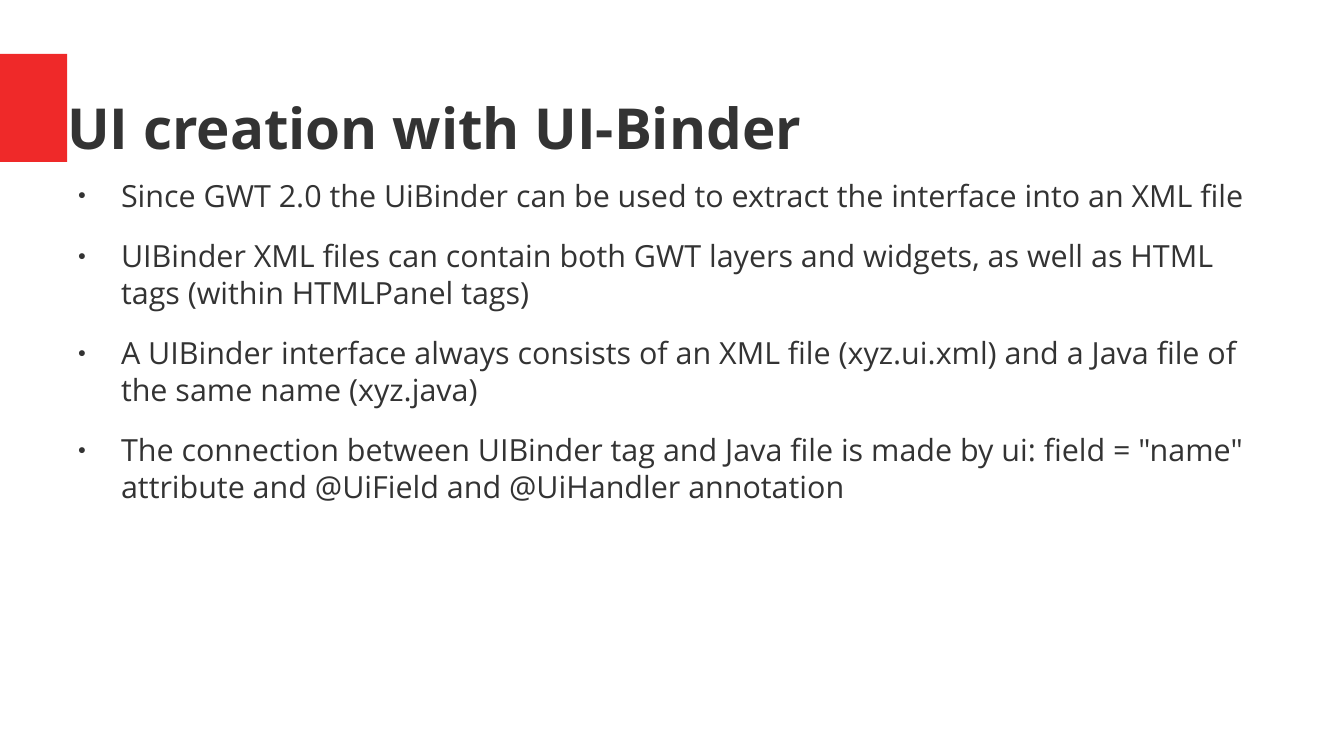
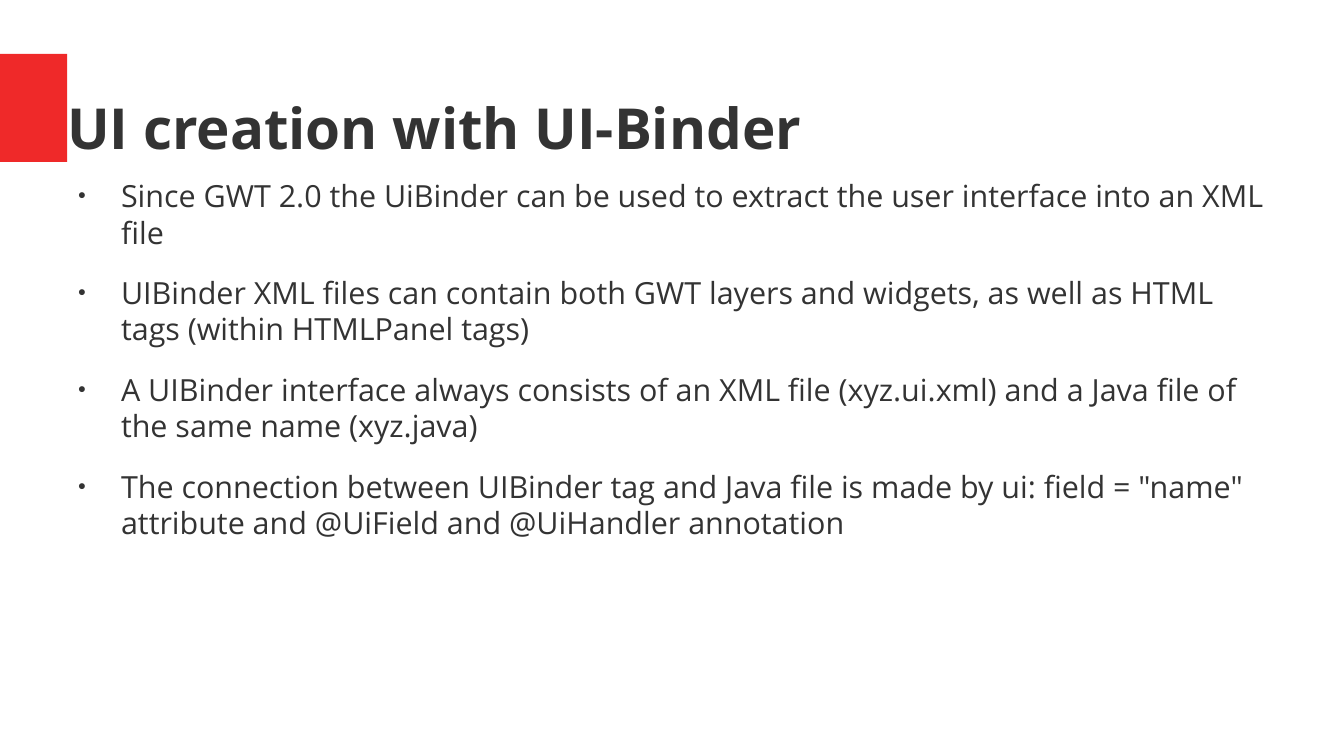
Before and after one commit to ManfredTremmel/gwtp-training, a slide deck: slide 24 of GWT-GWTP-Training_en.odp. Drawn at 1344x756 pixels with LibreOffice and Linux fonts; fonts in the diff are those of the drawing. Boxes give left, top, right and bottom in pixels: in the first picture for what was removed or moved away, otherwise in the second. Text is boxed around its words. In the diff, an @@ line names an element or a change of style, - is before the commit and + after.

```diff
--- a/GWT-GWTP-Training_en.odp
+++ b/GWT-GWTP-Training_en.odp
@@ text at (x1=121, y1=183, x2=1263, y2=245): text changed @@
-● Since GWT 2.0 the UiBinder can be used to extract the interface into an XML file
+● Since GWT 2.0 the UiBinder can be used to extract the user interface into an XML file
```
Also in this commit, not shown: 13 other slides changed, 1 other file.
